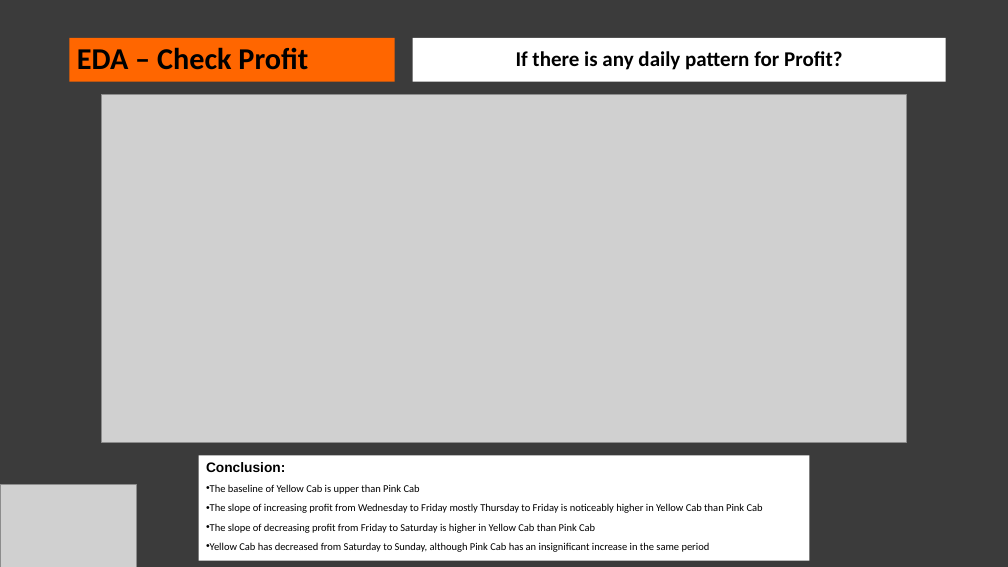
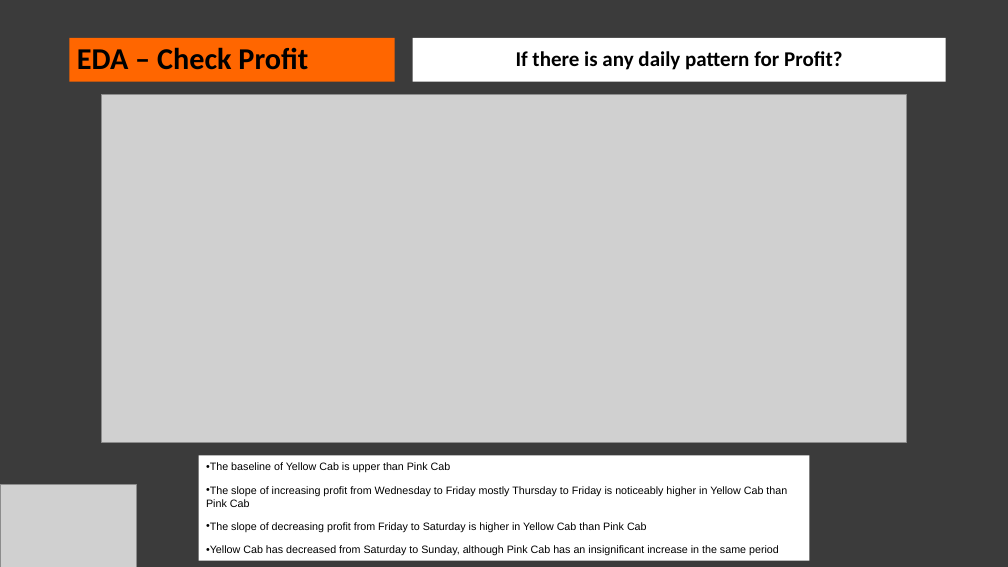
Before and after one commit to Niyusha-Baghayi/DG-Week-2, a slide deck: slide 7 of G2M insight for Cab Investment firm.pptx. Drawn at 1008x567 pixels with LibreOffice and Linux fonts; fonts in the diff are those of the drawing; grey boxes stand for pictures. Boxes give left, top, right and bottom in pixels: in the first picture for what was removed or moved away, otherwise in the second. Text is boxed around its words. In the diff, an @@ line names an element or a change of style, - is before the commit and + after.

```diff
--- a/G2M insight for Cab Investment firm.pptx
+++ b/G2M insight for Cab Investment firm.pptx
@@ rectangle "The baseline of Yellow Cab ..." at <box>199,455,810,560</box>: size 10 to 10.2 pt, font Calibri to Arial; line spacing 0.7 to 1 @@
@@ text in rectangle at <box>206,462,285,472</box>: paragraph removed @@
-Conclusion:
```
Also in this commit, not shown: 12 other slides changed, 1 other file.
